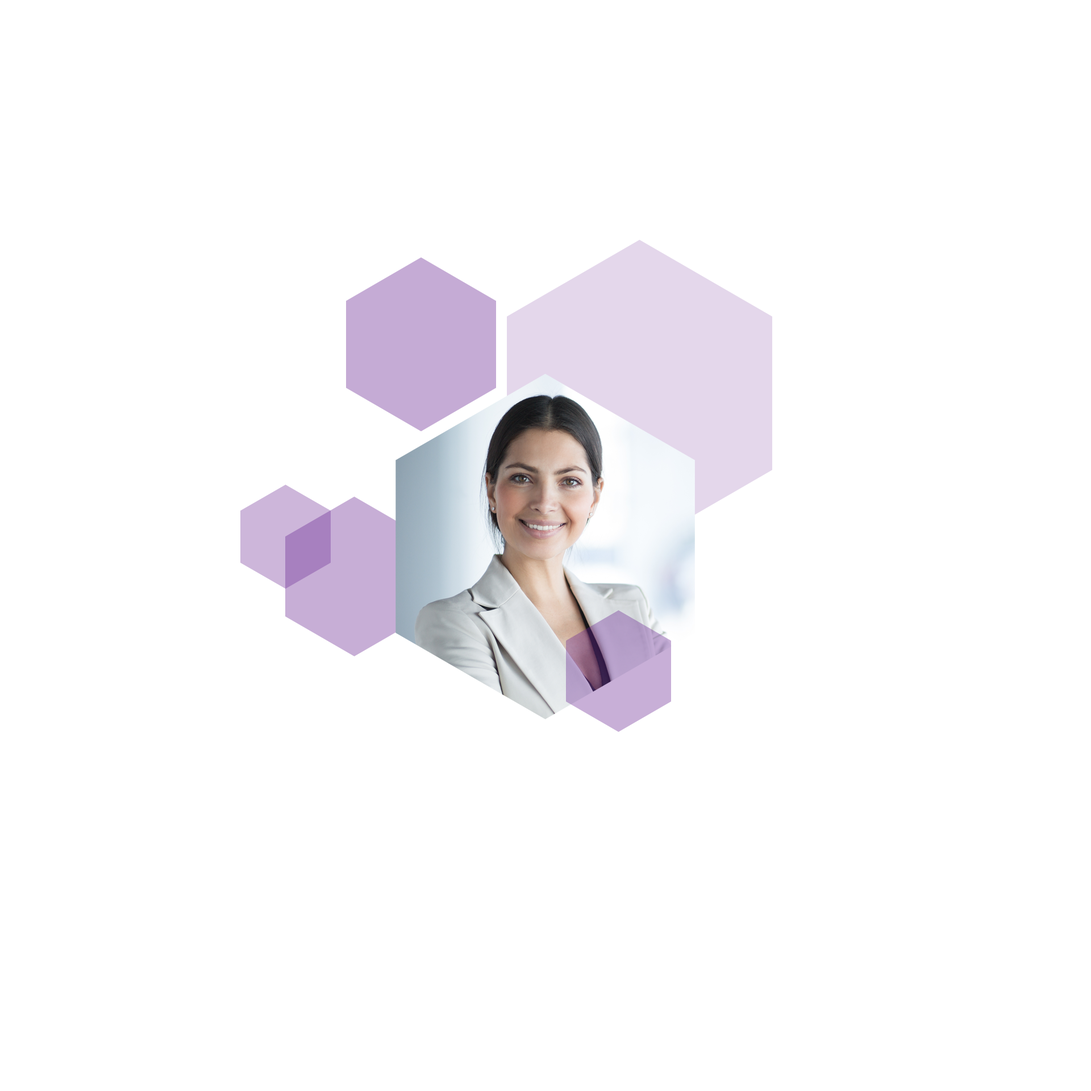
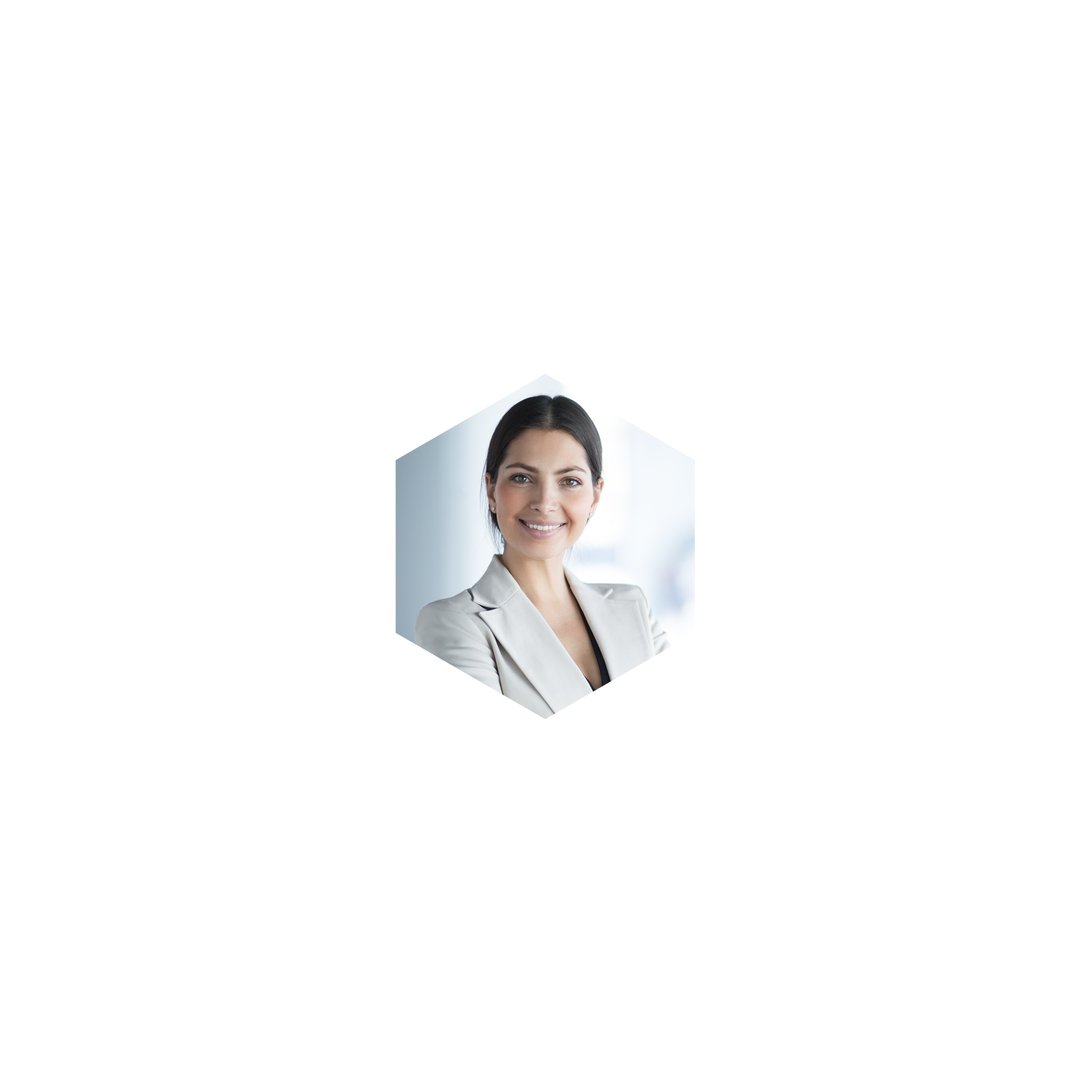
The second 1091 x 1091 image is a revision of the first. Changes to its layers:
hid "Wielokąt 1 kopia 2" over [left=566, top=610, right=672, bottom=733]
hid "Wielokąt 1 kopia" over [left=346, top=257, right=497, bottom=432]
hid "Wielokąt 1" over [left=507, top=239, right=773, bottom=516]
hid "Wielokąt 2 kopia" over [left=240, top=484, right=331, bottom=589]
hid "Wielokąt 2" over [left=285, top=496, right=397, bottom=657]
